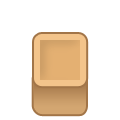
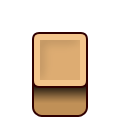
Revision of a layered (120, 120) image; what changed, layer by layer:
painted on "Фигура 2" over 40, 40, 80, 80
painted on "Фигура 3" over 32, 32, 89, 89
renamed "Градиентная заливка 1" to "Цветовой тон/Насыщенность 1", painted on it over 34, 80, 86, 107
removed layer "Фигура 1 (копия)" over 31, 77, 88, 117
added layer "Градиентная заливка 1" above "Фигура 5" over 34, 81, 86, 103
added layer "Фигура 5" above "Фигура 4" over 32, 71, 88, 117
